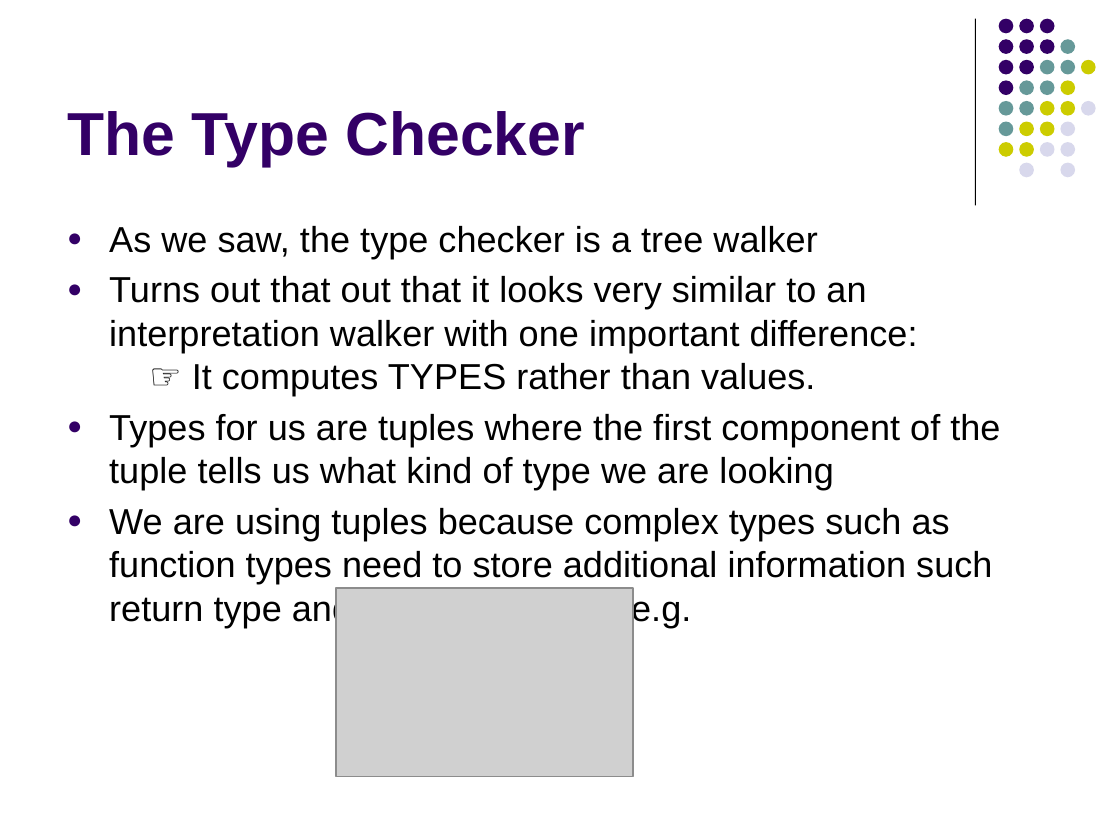
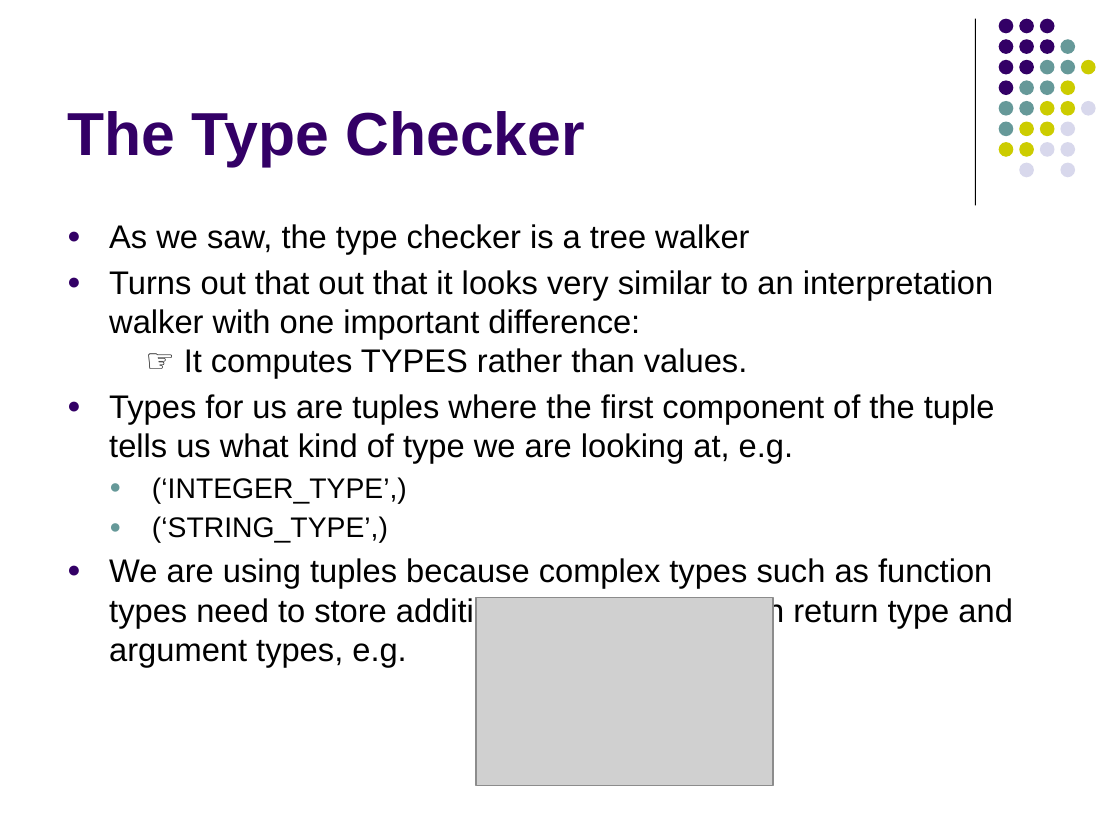
Before and after one commit to lutzhamel/CSC402, a slide deck: slide 31 of notes/csc402-ln018.pptx. Drawn at 1120x840 pixels with LibreOffice and Linux fonts; fonts in the diff are those of the drawing; grey boxes stand for pictures. Boxes give left, top, right and bottom in pixels: in the first picture for what was removed or moved away, otherwise in the second. Text is boxed around its words. In the diff, an @@ line names an element or a change of style, - is before the commit and + after.

```diff
--- a/notes/csc402-ln018.pptx
+++ b/notes/csc402-ln018.pptx
@@ text at [109, 224, 1013, 627]: size 23.2 to 21 pt in "As we saw, the type checker is ...", "Turns out that out that it looks ...", "We are using tuples because complex types ..." @@
@@ text at [109, 394, 995, 543]: text changed; size 23.2 to 21 pt @@
-● Types for us are tuples where the first component of the tuple tells us what kind of type we are looking
+● Types for us are tuples where the first component of the tuple tells us what kind of type we are looking at, e.g.
+  ● (‘INTEGER_TYPE’,)
+  ● (‘STRING_TYPE’,)
@@ picture: place and size @@
-picture at [336, 588, 633, 776]
+picture at [476, 597, 773, 785]
```
Also in this commit, not shown: 3 other slides changed, 1 other file.
